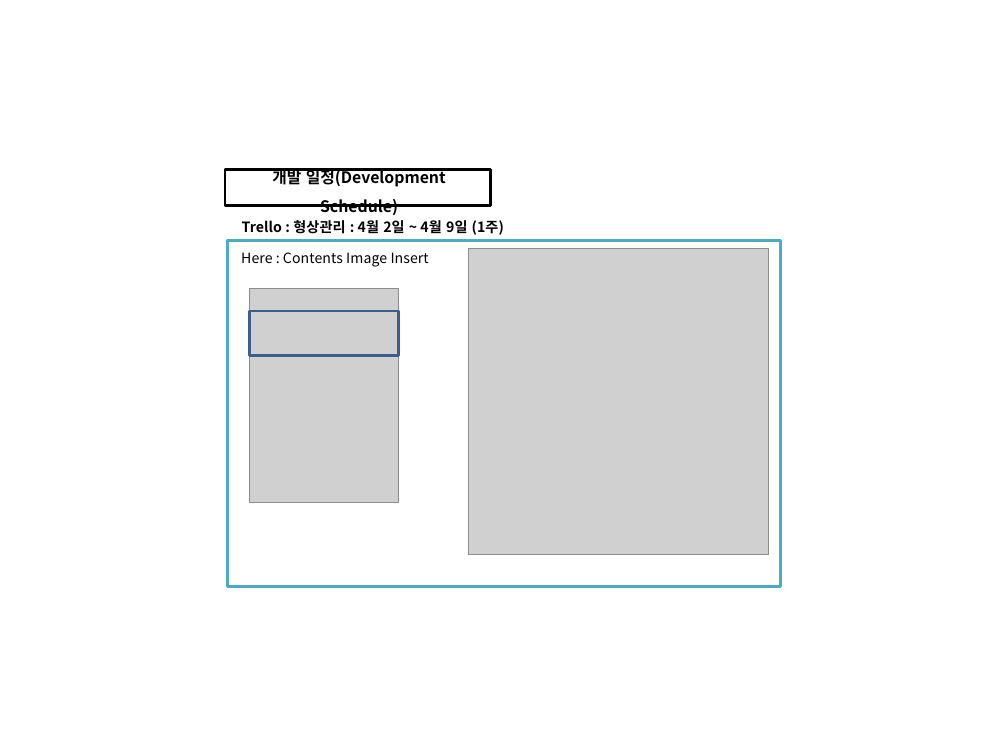
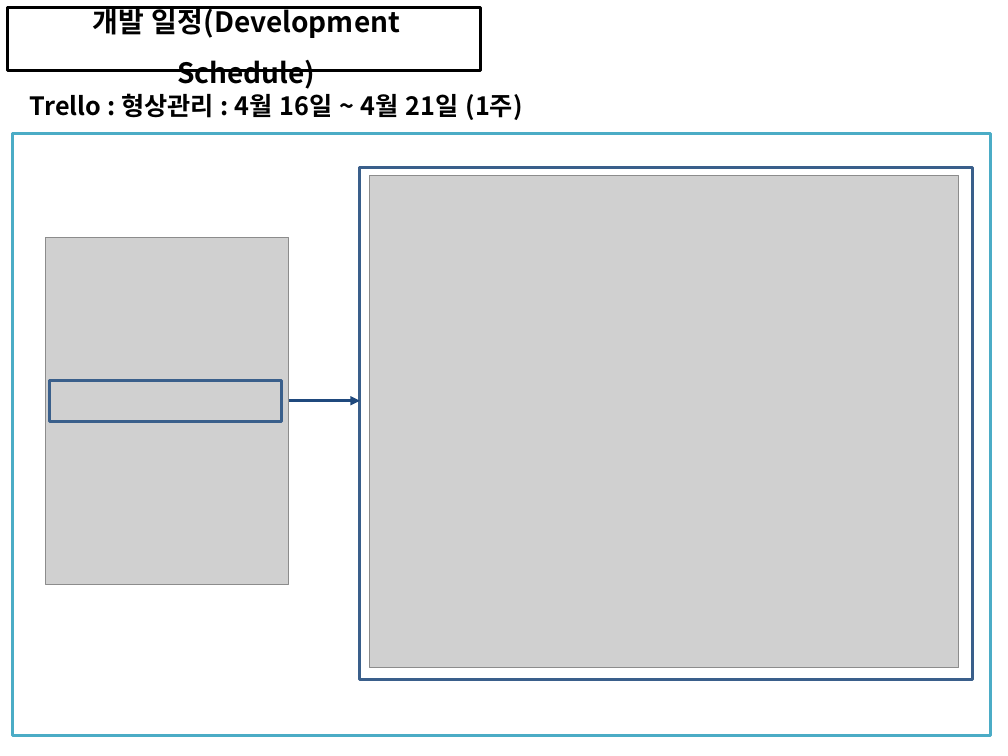
Before and after one commit to soh0256/4team, a slide deck: slide 5 of 개발 4팀 2차 미니 프로젝트/6) KOSMO_77기_개발 4팀_일정관리_형상관리_활용_종합보고서.pptx (slide 7 before the commit). Drawn at 1008x756 pixels with LibreOffice and Linux fonts; fonts in the diff are those of the drawing; grey boxes stand for pictures. Boxes give left, top, right and bottom in pixels: in the first picture for what was removed or moved away, otherwise in the second. Text is boxed around its words. In the diff, an @@ line names an element or a change of style, - is before the commit and + after.

```diff
--- a/개발 4팀 2차 미니 프로젝트/6) KOSMO_77기_개발 4팀_일정관리_형상관리_활용_종합보고서.pptx
+++ b/개발 4팀 2차 미니 프로젝트/6) KOSMO_77기_개발 4팀_일정관리_형상관리_활용_종합보고서.pptx
@@ rectangle added at (8, 8, 481, 72), outline #000000 2 pt @@
@@ text "개발 일정(Development Schedule)": place and size @@
-text "개발 일정(Development Schedule)" at (272, 167, 446, 215)
+text "개발 일정(Development Schedule)" at (92, 6, 400, 89)
@@ text "개발 일정(Development Schedule)" at (92, 6, 400, 89): size 11.2 to 20 pt @@
@@ text at (30, 93, 523, 120): text changed; size 10.1 to 18 pt @@
-Trello : 형상관리 : 4월 2일 ~ 4월 9일 (1주)
+Trello : 형상관리 : 4월 16일 ~ 4월 21일 (1주)
@@ rectangle: place and size @@
-rectangle at (228, 241, 781, 587)
+rectangle at (12, 134, 991, 736)
@@ rectangle removed at (225, 169, 491, 205) @@
@@ rectangle added at (360, 167, 973, 679), outline #3A5F8C 2 pt @@
@@ picture added at (370, 175, 959, 668) @@
@@ picture: place and size @@
-picture at (250, 289, 399, 503)
+picture at (46, 237, 289, 584)
@@ text removed at (241, 252, 429, 267) @@
-Here : Contents Image Insert
@@ picture removed at (469, 249, 769, 554) @@
@@ rectangle removed at (250, 311, 399, 356) @@
@@ rectangle added at (49, 381, 281, 421), outline #3A5F8C 2 pt @@
@@ arrow added from (288, 401) to (360, 401), #1F497D 2.25 pt @@
```
Also in this commit, not shown: 13 other slides changed, 22 slides added.
